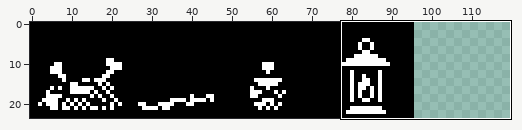
One commit to this sprite sheet: assets/items.png. Above: a wide view before the commit, with the close-up outlined.
Close-up. Before the commit:
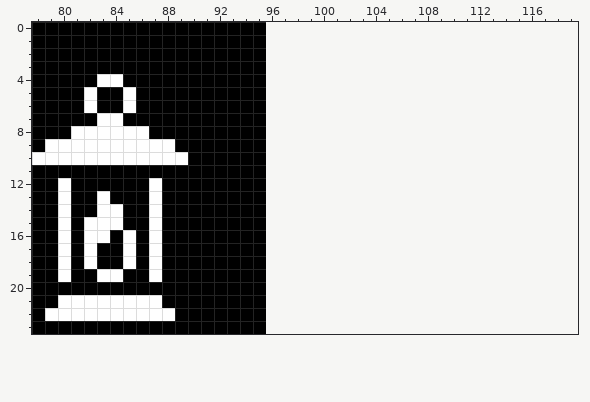
The file is 96x24 pixels. Shown: x 78..119, y 0..23. The old version is drawn lined up with the new one, on the new canvas.
The same view after the edit:
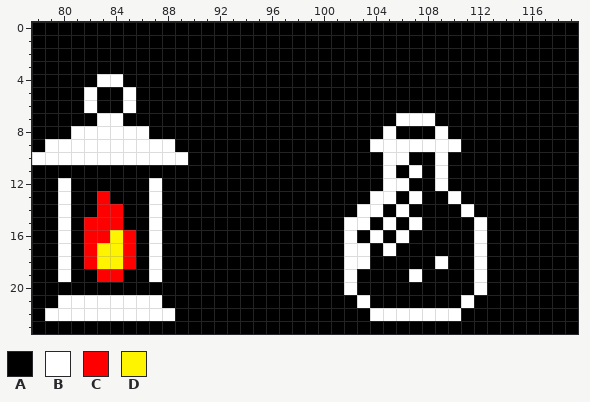
Palette (. is transparent): A #000000  B #ffffff  C #ff0000  D #fff400
From old to new:
canvas 96x24 -> 120x24
y 0..6: x 96..119 ........................ -> AAAAAAAAAAAAAAAAAAAAAAAA
y 7: x 96..119 ........................ -> AAAAAAAAAABBBAAAAAAAAAAA
y 8: x 96..119 ........................ -> AAAAAAAAABAAABAAAAAAAAAA
y 9: x 96..119 ........................ -> AAAAAAAABBBBBBBAAAAAAAAA
y 10: x 96..119 ........................ -> AAAAAAAAABBAABAAAAAAAAAA
y 11: x 96..119 ........................ -> AAAAAAAAABABABAAAAAAAAAA
y 12: x 96..119 ........................ -> AAAAAAAAABBAABAAAAAAAAAA
y 13: x 83 B -> C; x 96..119 ........................ -> AAAAAAAABBABAABAAAAAAAAA
y 14: x 83..84 BB -> CC; x 96..119 ........................ -> AAAAAAABBABAAAABAAAAAAAA
y 15: x 82..84 BBB -> CCC; x 96..119 ........................ -> AAAAAABBABABAAAABAAAAAAA
y 16: x 82..85 BBAB -> CCDC; x 96..119 ........................ -> AAAAAABABABAAAAABAAAAAAA
y 17: x 82..85 BAAB -> CDDC; x 96..119 ........................ -> AAAAAABBABAAAAAABAAAAAAA
y 18: x 82..85 BAAB -> CDDC; x 96..119 ........................ -> AAAAAABBAAAAABAABAAAAAAA
y 19: x 83..84 BB -> CC; x 96..119 ........................ -> AAAAAABAAAABAAAABAAAAAAA
y 20: x 96..119 ........................ -> AAAAAABAAAAAAAAABAAAAAAA
y 21: x 96..119 ........................ -> AAAAAAABAAAAAAABAAAAAAAA
y 22: x 96..119 ........................ -> AAAAAAAABBBBBBBAAAAAAAAA
y 23: x 96..119 ........................ -> AAAAAAAAAAAAAAAAAAAAAAAA
Changed places in both close-ups, as pixel boxes (x1, y1, x2, y2):
added: (266, 22, 578, 334)
changed: (84, 191, 136, 282)
